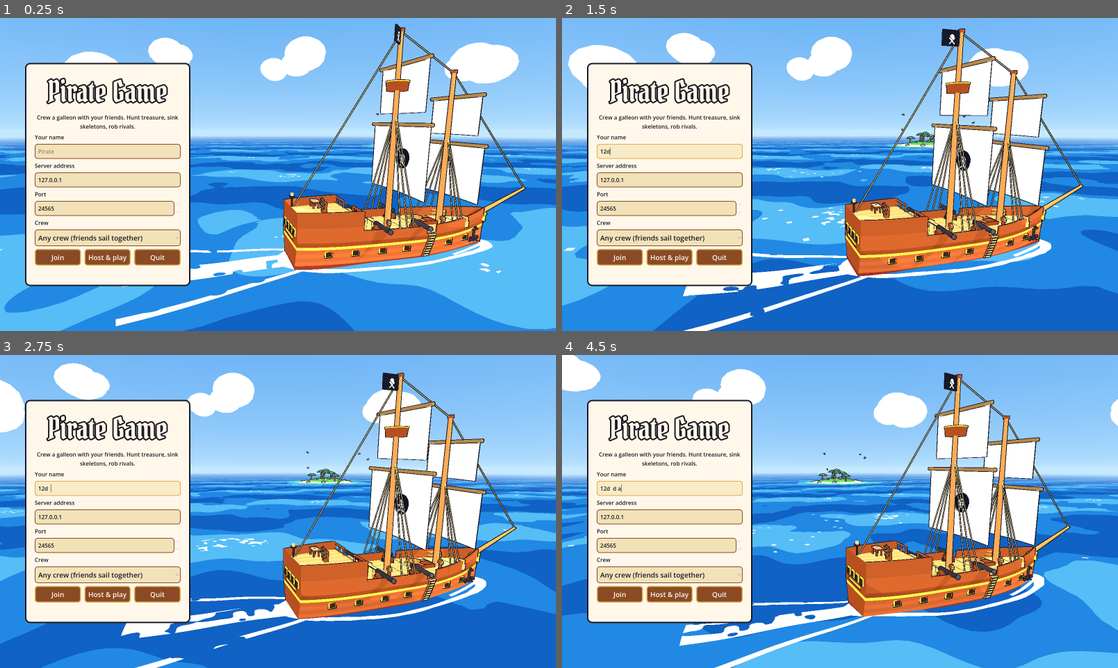
Above: before the commit, frames 1-4 (two rows, left to right).
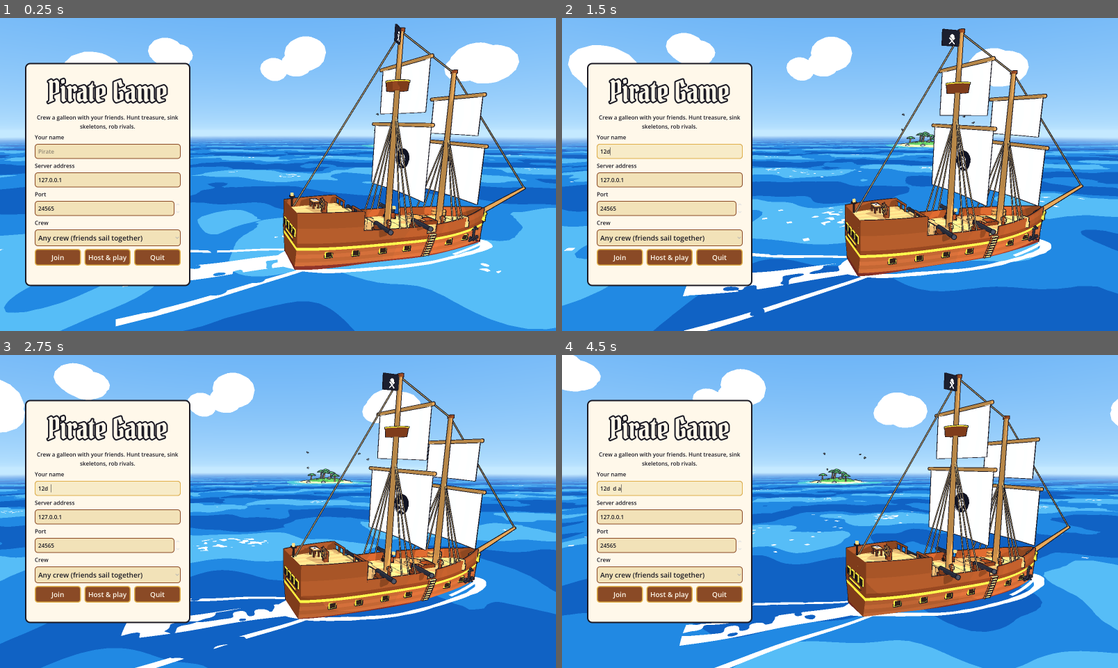
Above: after the commit, the same moments.

Repository: markcNewell/pirate-game
Game: Godot game, scene res://game/main.tscn
Two runs of this game, one before a commit and one after it. Both use one fixed random seed, a clock stepped at 60 frames per second and the inputs below.
Inputs (mouse positions are in pixels of both pictures, inside the frame that each line leads up to):
- Up to frame 1 (0.25 s): no input
- Up to frame 2 (1.5 s): click (667, 152) at 0.52 s; type "12" at 0.6 s; move the mouse to (962, 158) at 1.27 s; hold D (move_right) from 1.28 s (still down); hold Shift (run) from 1.28 s (still down); click (962, 158) at 1.35 s
- Up to frame 3 (2.75 s): tap Space (jump) at 1.52, 1.82 s; release D (move_right) at 2 s; release Shift (run) at 2 s; drag from (166, 527) to (250, 574) at 2.02 s
- Up to frame 4 (4.5 s): move the mouse to (895, 442) at 2.77 s; hold D (move_right) 2.78-3.5 s; tap Space (jump) at 2.85 s; click (895, 442) at 3.05 s; drag from (812, 574) to (673, 464) at 3.52 s; move the mouse to (1006, 558) at 4.27 s; hold A (move_left) from 4.28 s (still down); click (1006, 558) at 4.35 s

The runs differ from the first frame. In frame 1, 5.1% of the frame differs, in the area x 51-95%, y 3-81%; in frame 2, 4.6%; in frame 3, 4.4%; in frame 4, 4.6%.

Commit message:
Day and night: a 24-minute day with sunsets, moon, stars and lanterns
Daylight turns the shared server clock into the sky, sun or moon, fog, ambient light, sea
tint and lamp level. Lanterns on ships, the outpost pier and skeleton camp fires light up
at dusk; the toon shader draws lamplight as stepped pools. The title screen is pinned to
late afternoon, and --time pins the time of day for screenshots.

The sea now cuts the hulls of the nearest 8 ships out of the water (it was the first 4,
so a busy server would have shown water on some decks).

Co-Authored-By: Claude Opus 5.5 <noreply@anthropic.com>

Diff:
--- a/art/shaders/sky.gdshader
+++ b/art/shaders/sky.gdshader
@@ -1,20 +1,66 @@
-// Cartoon sky: a blue gradient down to a pale horizon and a hard-edged sun with a halo ring.
+// Cartoon sky: a gradient down to the horizon, a hard-edged sun with a halo ring, a warm blush
+// on the horizon around the sun at dawn and dusk, and a moon and twinkling stars at night.
+// World drives every uniform from Daylight.
 shader_type sky;
 
 uniform vec3 top_color : source_color = vec3(0.184, 0.561, 0.941);
 uniform vec3 horizon_color : source_color = vec3(0.769, 0.914, 1.0);
 uniform vec3 sun_color : source_color = vec3(1.0, 0.965, 0.847);
+uniform vec3 glow_color : source_color = vec3(1.0, 0.55, 0.3);
+uniform vec3 sun_dir = vec3(0.0, 1.0, 0.0);
+uniform vec3 moon_dir = vec3(0.0, -1.0, 0.0);
+uniform float glow = 0.0;
+uniform float stars = 0.0;
+uniform float time = 0.0;
+
+float hash(vec2 p) {
+	return fract(sin(dot(p, vec2(127.1, 311.7))) * 43758.5453);
+}
 
 void sky() {
-	float h = clamp(EYEDIR.y, 0.0, 1.0);
+	vec3 dir = EYEDIR;
+	float h = clamp(dir.y, 0.0, 1.0);
 	vec3 col = mix(horizon_color, top_color, pow(h, 0.5));
-	if (LIGHT0_ENABLED) {
-		float d = dot(EYEDIR, LIGHT0_DIRECTION);
-		if (d > 0.9993) {
-			col = sun_color * 1.4;
-		} else if (d > 0.9972 && d < 0.9980) {
-			col = mix(col, sun_color, 0.45);
+
+	// Dawn and dusk: the horizon blushes in the sun's direction, in flat steps.
+	vec2 flat_dir = normalize(dir.xz + 1e-5);
+	vec2 flat_sun = normalize(sun_dir.xz + 1e-5);
+	float toward = max(dot(flat_dir, flat_sun), 0.0);
+	float blush = glow * pow(toward, 3.0) * pow(1.0 - h, 6.0);
+	col = mix(col, glow_color, blush > 0.45 ? 0.75 : (blush > 0.15 ? 0.4 : blush * 1.5));
+
+	if (stars > 0.0 && dir.y > 0.0) {
+		vec2 uv = vec2(atan(dir.x, dir.z) * 40.0, asin(dir.y) * 40.0);
+		vec2 cell = floor(uv);
+		float pick = hash(cell);
+		vec2 spot = vec2(hash(cell + 7.1), hash(cell + 3.3)) * 0.6 + 0.2;
+		float d = length(fract(uv) - spot);
+		float twinkle = 0.6 + 0.4 * sin(time * 2.0 + pick * 60.0);
+		if (pick > 0.93 && d < 0.09 + 0.06 * (pick - 0.93) / 0.07) {
+			col = mix(col, vec3(1.0, 0.97, 0.88), stars * twinkle * smoothstep(0.02, 0.25, dir.y));
 		}
+	}
+
+	float ds = dot(dir, sun_dir);
+	if (ds > 0.9993) {
+		col = sun_color * 1.4;
+	} else if (ds > 0.9972 && ds < 0.9980) {
+		col = mix(col, sun_color, 0.45);
+	}
+
+	// A pale moon with two darker patches.
+	float dm = dot(dir, moon_dir);
+	if (moon_dir.y > -0.02 && dm > 0.9994) {
+		vec3 side = normalize(cross(moon_dir, vec3(0.0, 1.0, 0.0)));
+		vec3 up = cross(side, moon_dir);
+		vec2 p = vec2(dot(dir, side), dot(dir, up)) / 0.035;
+		vec3 moon = vec3(0.93, 0.95, 1.0);
+		if (length(p - vec2(0.25, 0.2)) < 0.28 || length(p - vec2(-0.3, -0.25)) < 0.18) {
+			moon = vec3(0.78, 0.82, 0.92);
+		}
+		col = moon;
+	} else if (moon_dir.y > -0.02 && dm > 0.9975 && dm < 0.9982) {
+		col = mix(col, vec3(0.8, 0.85, 1.0), 0.3 * stars);
 	}
 	COLOR = col;
 }
--- a/art/shaders/toon.gdshader
+++ b/art/shaders/toon.gdshader
@@ -21,10 +21,17 @@
 
 void light() {
 	float ndl = dot(NORMAL, LIGHT);
-	// Lit, half-lit and shade. Shade keeps some sun so dark sides stay readable colours.
-	float band = ndl > 0.45 ? 1.0 : (ndl > 0.0 ? 0.72 : 0.45);
-	if (ATTENUATION < 0.5) {
-		band = min(band, 0.45);
+	if (!LIGHT_IS_DIRECTIONAL) {
+		// Lanterns: flat pools of light that step down with distance, lighting only the
+		// faces that look toward them.
+		float pool = ATTENUATION > 0.45 ? 1.0 : (ATTENUATION > 0.12 ? 0.55 : (ATTENUATION > 0.03 ? 0.22 : 0.0));
+		DIFFUSE_LIGHT += (ndl > 0.0 ? 1.0 : 0.25) * pool * LIGHT_COLOR / PI;
+	} else {
+		// Lit, half-lit and shade. Shade keeps some sun so dark sides stay readable colours.
+		float band = ndl > 0.45 ? 1.0 : (ndl > 0.0 ? 0.72 : 0.45);
+		if (ATTENUATION < 0.5) {
+			band = min(band, 0.45);
+		}
+		DIFFUSE_LIGHT += band * LIGHT_COLOR / PI;
 	}
-	DIFFUSE_LIGHT += band * LIGHT_COLOR / PI;
 }
--- a/art/shaders/toon_sky_object.gdshader
+++ b/art/shaders/toon_sky_object.gdshader
@@ -1,6 +1,8 @@
 // The toon look for things on the horizon (clouds): same steps, but fog never washes them out.
 shader_type spatial;
 render_mode cull_back, fog_disabled;
+
+uniform vec4 tint : source_color = vec4(1.0);
 
 varying vec3 base_color;
 
@@ -9,7 +11,7 @@
 }
 
 void fragment() {
-	ALBEDO = base_color;
+	ALBEDO = base_color * tint.rgb;
 }
 
 void light() {
--- /dev/null
+++ b/game/fx/lantern.gd
@@ -0,0 +1,58 @@
+class_name Lantern
+extends Node3D
+## A light that comes on at dusk: a ship's lantern, a pier lamp or a camp fire. World turns
+## every lantern up or down together through the "lamps" group as the day goes by.
+
+const GROUP := "lamps"
+
+var _light: OmniLight3D
+var _energy: float
+var _flame: MeshInstance3D
+var _flicker := 0.0
+
+
+## `fire` adds a flickering toon flame that only shows while the lantern is lit.
+func _init(color: Color, energy: float, reach: float, fire := false) -> void:
+	_energy = energy
+	_light = OmniLight3D.new()
+	_light.light_color = color
+	_light.light_energy = 0.0
+	_light.omni_range = reach
+	_light.omni_attenuation = 1.2
+	_light.visible = false
+	add_child(_light)
+	if fire:
+		var b := MeshBuilder.new()
+		b.cylinder(Vector3(0, 0.0, 0), Vector3(0, 0.75, 0), 0.32, 0.0, 6, Color("ff9a2e"))
+		b.cylinder(Vector3(0.05, 0.0, 0.04), Vector3(0.03, 0.5, 0.02), 0.2, 0.0, 5, Color("ffe06a"))
+		_flame = MeshInstance3D.new()
+		_flame.mesh = b.build()
+		var glow := StandardMaterial3D.new()
+		glow.shading_mode = BaseMaterial3D.SHADING_MODE_UNSHADED
+		glow.vertex_color_use_as_albedo = true
+		glow.vertex_color_is_srgb = true
+		_flame.material_override = glow
+		_flame.cast_shadow = GeometryInstance3D.SHADOW_CASTING_SETTING_OFF
+		_flame.visible = false
+		add_child(_flame)
+		_light.position.y = 0.9
+	add_to_group(GROUP)
+
+
+## 0 by day, 1 at night.
+func set_level(level: float) -> void:
+	_light.visible = level > 0.02
+	_light.light_energy = _energy * level
+	if _flame:
+		_flame.visible = level > 0.3
+	set_process(_flame != null and _flame.visible)
+
+
+func _process(delta: float) -> void:
+	if _flame == null or not _flame.visible:
+		return
+	_flicker += delta
+	var f := 1.0 + 0.12 * sin(_flicker * 11.0) * sin(_flicker * 7.3 + 1.0)
+	_flame.scale = Vector3(1.0, f, 1.0)
+	_flame.rotation.y = _flicker * 0.7
+	_light.light_energy = _energy * f
--- a/game/main.gd
+++ b/game/main.gd
@@ -12,6 +12,7 @@
 ##   --screenshot PATH        save a screenshot and quit (with --shot-delay, --shot-view)
 ##   --demo                   host only: start under full sail with the anchor up
 ##   --crew N                 ask for crew N (1-4); 0 or absent for any
+##   --time T                 pin the time of day for this client (0 midnight, 0.5 noon, 0.75 sunset)
 
 var _menu: Menu
 var _backdrop: MenuBackdrop
@@ -23,6 +24,8 @@
 	Settings.load_saved()
 	_args = _parse(OS.get_cmdline_user_args())
 	Net.options = _args
+	if _args.has("time"):
+		Daylight.override = float(_args.time)
 	# Start next frame: the scene root refuses new children while it is still being built.
 	_start.call_deferred()
 
--- a/game/ocean/ocean.gd
+++ b/game/ocean/ocean.gd
@@ -4,8 +4,10 @@
 ## the camera so the sea never ends. The shader moves and colours it (ocean.gdshader).
 
 const RADIUS := 1500.0
-const MAX_SHIPS := 4
+const MAX_SHIPS := 8
 const SECTORS := 160
+## The open sea's colour far out by day (the shader's far_color).
+const MID_COLOR := Color(0.137, 0.537, 0.890)
 
 var _material: ShaderMaterial
 
@@ -27,16 +29,27 @@
 	material_override = _material
 
 
+## The time of day's tint, how much the sun glints, and the colour far out to the horizon.
+func set_daylight(tint: Color, glints: float, far: Color) -> void:
+	_material.set_shader_parameter("daylight", tint)
+	_material.set_shader_parameter("sun_glints", glints)
+	_material.set_shader_parameter("far_color", far)
+
+
 ## Call every frame with the camera position, the shared sea clock and the ships (id -> ShipState).
+## Only the nearest MAX_SHIPS get their hulls cut out of the sea and their wakes drawn.
 func follow(camera_pos: Vector3, sea_time: float, ships: Dictionary) -> void:
 	global_position = Vector3(camera_pos.x, 0.0, camera_pos.z)
 	_material.set_shader_parameter("sea_time", sea_time)
 	var a := PackedVector4Array()
 	var b := PackedVector4Array()
-	for id in ships:
-		var s: ShipState = ships[id]
-		if a.size() >= MAX_SHIPS:
-			break
+	var near: Array = ships.values()
+	if near.size() > MAX_SHIPS:
+		var at := Vector2(camera_pos.x, camera_pos.z)
+		near.sort_custom(func(p: ShipState, q: ShipState) -> bool:
+			return at.distance_squared_to(Vector2(p.x, p.z)) < at.distance_squared_to(Vector2(q.x, q.z)))
+		near.resize(MAX_SHIPS)
+	for s: ShipState in near:
 		a.append(Vector4(s.x, s.z, s.yaw, 0.0))
 		b.append(Vector4(s.sink, s.water, s.speed, 0.0))
 	var count := a.size()
--- a/game/ocean/ocean.gdshader
+++ b/game/ocean/ocean.gdshader
@@ -7,7 +7,7 @@
 
 const int WAVES = 4;
 const int MAX_ISLANDS = 8;
-const int MAX_SHIPS = 4;
+const int MAX_SHIPS = 8;
 
 uniform vec4 wave_a[WAVES];  // direction x, direction z, wavenumber k, amplitude
 uniform vec4 wave_b[WAVES];  // angular speed, phase, unused, unused
@@ -20,6 +20,8 @@
 uniform vec3 far_color : source_color = vec3(0.137, 0.537, 0.890);
 uniform vec3 shallow_color : source_color = vec3(0.30, 0.82, 0.86);
 uniform vec3 beach_color : source_color = vec3(0.62, 0.93, 0.90);
+uniform vec3 daylight : source_color = vec3(1.0);  // the time of day's tint over everything
+uniform float sun_glints = 1.0;
 
 uniform vec4 islands[MAX_ISLANDS];  // x, z, waterline radius, unused
 uniform int island_count = 0;
@@ -147,11 +149,11 @@
 		vec2 cell = floor(world_pos.xz * 1.2);
 		float glint = hash(cell);
 		float twinkle = sin(sea_time * 4.0 + glint * 40.0);
-		if (glint > 0.992 && twinkle > 0.7 && wave_height > 0.05) {
+		if (glint > 1.0 - 0.008 * sun_glints && twinkle > 0.7 && wave_height > 0.05) {
 			foam = 1.0;
 		}
 	}
-	col = mix(col, foam_color, foam);
+	col = mix(col, foam_color, foam) * daylight;
 	// Calm the bands far out so the horizon is a clean line, not a stripe of noise.
 	float dist = length(world_pos - CAMERA_POSITION_WORLD);
 	col = mix(col, far_color, smoothstep(250.0, 600.0, dist) * 0.85);
--- a/game/ship/ship_view.gd
+++ b/game/ship/ship_view.gd
@@ -55,7 +55,15 @@
 		_place_barrel(gun, 0.0, 0.0)
 
 	var glow := Toon.glow_material(ShipMesh._c("lantern"))
-	_lamp(Vector3(0, ShipShape.QUARTER_Y + ShipShape.RAIL_HEIGHT + 1.32, ShipShape.STERN_Z + 0.2), glow)
+	var stern_lamp := Vector3(0, ShipShape.QUARTER_Y + ShipShape.RAIL_HEIGHT + 1.32, ShipShape.STERN_Z + 0.2)
+	_lamp(stern_lamp, glow)
+	# At night the stern lantern lights the quarterdeck and a lamp on the main mast the deck.
+	var mast_lamp := Vector3(0.45, ShipShape.DECK_Y + 2.4, ShipShape.MAST_Z[1] - 0.45)
+	_lamp(mast_lamp, glow)
+	for at: Vector3 in [stern_lamp, mast_lamp]:
+		var lantern := Lantern.new(ShipMesh._c("lantern").lerp(Color.WHITE, 0.2), 1.0, 9.0)
+		lantern.position = at
+		add_child(lantern)
 	for z: float in [-7.0, -1.0, 3.5]:
 		_lamp(Vector3(0, ShipShape.DECK_Y - 0.55, z), glow)
 	if kind == ShipState.Kind.CREW:
--- a/game/ui/menu_backdrop.gd
+++ b/game/ui/menu_backdrop.gd
@@ -47,7 +47,8 @@
 	# Aim left of the ship so it sails in the clear right-hand side of the screen.
 	var right := (at - eye).cross(Vector3.UP).normalized()
 	_camera.look_at_from_position(eye, at - right * 15.0 + Vector3(0, 3.0, 0))
-	_world.follow(_camera.global_position, _time, {1: ship, 10: skel})
+	# Late afternoon, the sun low and golden behind the ships.
+	_world.follow(_camera.global_position, _time, {1: ship, 10: skel}, 0.7)
 
 
 ## A ship under sail at angle `a` round the circle (counter-clockwise), heading along it.
--- /dev/null
+++ b/game/world/daylight.gd
@@ -0,0 +1,88 @@
+class_name Daylight
+extends RefCounted
+## The time of day and everything it colours: where the sun or moon is, the sky, fog, ambient
+## light, the sea's tint and the stars. A day lasts 24 minutes of the shared server clock, so
+## everyone on a server sees the same sunset. The sun rises in the east (+x) and arcs through
+## the south (+z); nights are short and blue rather than black.
+
+const DAY_LENGTH := 1440.0
+## Where in the day a fresh server starts: mid-morning.
+const START := 0.32
+
+## Key looks by the sun's height above the horizon (the y of its direction), blended between.
+## night, twilight, sunset, golden hour, full day.
+const KEYS: Array[Dictionary] = [
+	{
+		"at": -0.42, "top": Color("0d1736"), "horizon": Color("24386b"), "ambient": Color("5a72b8"),
+		"ambient_energy": 0.42, "light": Color("a9bcff"), "energy": 0.32, "fog": Color("1e2f5c"),
+		"sea": Color(0.32, 0.38, 0.58), "cloud": Color(0.5, 0.52, 0.62), "glow": 0.0, "stars": 1.0, "lamps": 1.0,
+	},
+	{
+		"at": -0.14, "top": Color("2b3d82"), "horizon": Color("d27a8c"), "ambient": Color("8c7cb4"),
+		"ambient_energy": 0.38, "light": Color("c9a0c8"), "energy": 0.04, "fog": Color("8a6890"),
+		"sea": Color(0.55, 0.52, 0.72), "cloud": Color(0.8, 0.6, 0.72), "glow": 0.7, "stars": 0.35, "lamps": 1.0,
+	},
+	{
+		"at": 0.08, "top": Color("4a7fd0"), "horizon": Color("ffae6a"), "ambient": Color("d8a890"),
+		"ambient_energy": 0.38, "light": Color("ffae70"), "energy": 0.62, "fog": Color("f2b48a"),
+		"sea": Color(0.95, 0.80, 0.76), "cloud": Color(1.0, 0.76, 0.6), "glow": 1.0, "stars": 0.0, "lamps": 0.6,
+	},
+	{
+		"at": 0.26, "top": Color("3a8ae6"), "horizon": Color("ffd9a8"), "ambient": Color("b8c4e0"),
+		"ambient_energy": 0.38, "light": Color("ffe2b8"), "energy": 0.86, "fog": Color("e6dcc8"),
+		"sea": Color(1.0, 0.95, 0.9), "cloud": Color(1.0, 0.94, 0.86), "glow": 0.3, "stars": 0.0, "lamps": 0.0,
+	},
+	{
+		"at": 0.46, "top": Color("2f8ff0"), "horizon": Color("c4e9ff"), "ambient": Color("9cc8f0"),
+		"ambient_energy": 0.38, "light": Color("fff6e5"), "energy": 0.9, "fog": Color("c4e9ff"),
+		"sea": Color(1.0, 1.0, 1.0), "cloud": Color(1.0, 1.0, 1.0), "glow": 0.0, "stars": 0.0, "lamps": 0.0,
+	},
+]
+
+## For screenshots and the title screen: a fixed time of day, or below 0 to follow the clock.
+static var override := -1.0
+
+
+static func time_of_day(server_time: float) -> float:
+	if override >= 0.0:
+		return fposmod(override, 1.0)
+	return fposmod(START + server_time / DAY_LENGTH, 1.0)
+
+
+## Unit vector toward the sun. 0.25 is sunrise in the east, 0.5 noon, 0.75 sunset in the west.
+## The arc is lifted so the sun spends more of the day up than down.
+static func sun_direction(t: float) -> Vector3:
+	var a := (t - 0.25) * TAU
+	return Vector3(cos(a), 0.95 * sin(a) + 0.3, 0.45).normalized()
+
+
+## The moon rides opposite the sun, also in the southern sky.
+static func moon_direction(t: float) -> Vector3:
+	var s := sun_direction(t)
+	return Vector3(-s.x, -s.y, s.z).normalized()
+
+
+## Everything the world needs to colour itself at time `t`. The light comes from the sun until
+## it dips below the horizon, then from the moon; its energy is near zero at the swap.
+static func look(t: float) -> Dictionary:
+	var sun := sun_direction(t)
+	var out := _blend(sun.y)
+	out["sun"] = sun
+	out["moon"] = moon_direction(t)
+	out["light_dir"] = sun if sun.y > KEYS[1].at else out.moon
+	return out
+
+
+static func _blend(height: float) -> Dictionary:
+	if height <= KEYS[0].at:
+		return KEYS[0].duplicate()
+	for i in range(1, KEYS.size()):
+		var b: Dictionary = KEYS[i]
+		if height <= b.at:
+			var a: Dictionary = KEYS[i - 1]
+			var w := smoothstep(a.at, b.at, height)
+			var out := {}
+			for key: String in a:
+				out[key] = lerp(a[key], b[key], w)
+			return out
+	return KEYS[KEYS.size() - 1].duplicate()
--- a/game/world/island_mesh.gd
+++ b/game/world/island_mesh.gd
@@ -40,11 +40,12 @@
 	_palms(decor, solid, spec, rng)
 	_rocks(decor, solid, spec, rng)
 	_bushes(decor, spec, rng)
+	var fire: Variant = null
 	if not spec.get("outpost", false):
-		_camp(decor, solid, spec, rng)
+		fire = _camp(decor, solid, spec, rng)
 	var faces := ground_b.faces()
 	faces.append_array(solid.faces())
-	return {"ground": ground_b.build(), "decor": decor.build(), "faces": faces}
+	return {"ground": ground_b.build(), "decor": decor.build(), "faces": faces, "fire": fire}
 
 
 static func _ground(b: MeshBuilder, spec: Dictionary) -> void:
@@ -213,8 +214,9 @@
 			b.ellipsoid(Vector3(x, y + 0.35 * size, z) + off, 0.55 * size, Vector3(1, 0.8, 1), 5, 8, green)
 
 
-## A skeleton camp: a tattered tent, a ring of stones round a dead fire, and a few bones.
-static func _camp(b: MeshBuilder, solid: MeshBuilder, spec: Dictionary, rng: RandomNumberGenerator) -> void:
+## A skeleton camp: a tattered tent, a ring of stones round a fire (lit at night), and a few
+## bones. Returns where the fire is, relative to the island's centre.
+static func _camp(b: MeshBuilder, solid: MeshBuilder, spec: Dictionary, rng: RandomNumberGenerator) -> Vector3:
 	var radius: float = spec.radius
 	var a := rng.randf() * TAU
 	var r := 0.35 * radius
@@ -243,3 +245,4 @@
 		var p := at + Vector3(rng.randf_range(-2.5, 2.5), 0, rng.randf_range(-2.5, 2.5))
 		p.y = ground(spec, p.x, p.z) + 0.05
 		b.box(p, Vector3(0.25, 0.035, 0.035), Color("efe8d2"), Basis(Vector3.UP, rng.randf() * TAU))
+	return at
--- a/game/world/outpost.gd
+++ b/game/world/outpost.gd
@@ -48,6 +48,16 @@
 
 
 ## A good anchorage off the merchant's beach (used by tests to start nearby).
+## Where the pier lamps and the hut's lantern hang, in world space.
+static func lamps() -> Array[Vector3]:
+	var r1: float = spec().radius + PIER_END
+	var out: Array[Vector3] = []
+	for side: float in [-1.0, 1.0]:
+		out.append(_centre() + Vector3(r1 - 0.4, PIER_Y + 2.6, side * (PIER_HALF_WIDTH - 0.15)))
+	out.append(merchant_pos() + Vector3(0, 2.4, 0))
+	return out
+
+
 static func anchorage() -> Vector3:
 	return _at(spec().radius + 40.0, HUT_ANGLE, 0.0)
 
--- a/game/world/world.gd
+++ b/game/world/world.gd
@@ -8,6 +8,12 @@
 
 var ocean: Ocean
 var _clouds: Node3D
+var _env: Environment
+var _sky: ShaderMaterial
+var _light: DirectionalLight3D
+var _cloud_material: ShaderMaterial
+var _daylight_wait := 0.0
+var _lamps := -1.0
 
 
 func _ready() -> void:
@@ -23,20 +29,55 @@
 	add_child(Gulls.new())
 
 
-func follow(camera_pos: Vector3, sea_time: float, ships: Dictionary) -> void:
+## `time_of_day` pins the light (0-1, see Daylight); below 0 it follows the server clock.
+func follow(camera_pos: Vector3, sea_time: float, ships: Dictionary, time_of_day := -1.0) -> void:
 	ocean.follow(camera_pos, sea_time, ships)
+	_sky.set_shader_parameter("time", sea_time)
+	# The light changes slowly, so a few updates a second is plenty.
+	_daylight_wait -= get_process_delta_time()
+	if _daylight_wait <= 0.0:
+		_daylight_wait = 0.25
+		_apply_daylight(time_of_day if time_of_day >= 0.0 else Daylight.time_of_day(sea_time))
 	# Clouds ride along with the camera so they always sit on the horizon, drifting slowly.
 	_clouds.global_position = Vector3(camera_pos.x, 0.0, camera_pos.z)
 	_clouds.rotation.y = sea_time * 0.002
 
 
+func _apply_daylight(t: float) -> void:
+	var look := Daylight.look(t)
+	_sky.set_shader_parameter("top_color", look.top)
+	_sky.set_shader_parameter("horizon_color", look.horizon)
+	_sky.set_shader_parameter("glow_color", look.light.lerp(Color("ff5e3a"), 0.35))
+	_sky.set_shader_parameter("sun_dir", look.sun)
+	_sky.set_shader_parameter("moon_dir", look.moon)
+	_sky.set_shader_parameter("glow", look.glow)
+	_sky.set_shader_parameter("stars", look.stars)
+	_env.ambient_light_color = look.ambient
+	_env.ambient_light_energy = look.ambient_energy
+	_env.fog_light_color = look.fog
+	var dir: Vector3 = look.light_dir
+	_light.look_at_from_position(Vector3.ZERO, -dir, Vector3.UP if absf(dir.y) < 0.99 else Vector3.FORWARD)
+	_light.light_color = look.light
+	_light.light_energy = look.energy
+	var sea: Color = look.sea
+	# Far out, the sea takes on some of the horizon's colour: orange at sunset, blue at night.
+	var far := Ocean.MID_COLOR * sea
+	ocean.set_daylight(sea, clampf(look.energy * 1.2 - 0.1, 0.0, 1.0), far.lerp(look.horizon, 0.3 * look.glow))
+	_cloud_material.set_shader_parameter("tint", look.cloud)
+	var lamps := snappedf(look.lamps, 0.05)
+	if lamps != _lamps:
+		_lamps = lamps
+		get_tree().call_group(Lantern.GROUP, "set_level", lamps)
+
+
 func _environment() -> void:
-	var sky_material := ShaderMaterial.new()
-	sky_material.shader = load("res://art/shaders/sky.gdshader")
-	sky_material.set_shader_parameter("top_color", SKY_TOP)
-	sky_material.set_shader_parameter("horizon_color", HORIZON)
+	_sky = ShaderMaterial.new()
+	_sky.shader = load("res://art/shaders/sky.gdshader")
+	_sky.set_shader_parameter("top_color", SKY_TOP)
+	_sky.set_shader_parameter("horizon_color", HORIZON)
 	var sky := Sky.new()
-	sky.sky_material = sky_material
+	sky.sky_material = _sky
+	sky.radiance_size = Sky.RADIANCE_SIZE_32
 
 	var env := Environment.new()
 	env.background_mode = Environment.BG_SKY
@@ -55,6 +96,7 @@
 	env.fog_depth_curve = 1.4
 	env.fog_sky_affect = 0.0
 
+	_env = env
 	var holder := WorldEnvironment.new()
 	holder.environment = env
 	add_child(holder)
@@ -72,6 +114,7 @@
 	sun.shadow_bias = 0.12
 	sun.shadow_normal_bias = 2.5
 	add_child(sun)
+	_light = sun
 
 
 func _island(spec: Dictionary) -> void:
@@ -90,6 +133,14 @@
 		merchant.rotation.y = -PI / 2.0 - Outpost.HUT_ANGLE
 		root.add_child(merchant)
 		faces.append_array(port.faces)
+		for lamp in Outpost.lamps():
+			var light := Lantern.new(Color("ffd08a"), 1.6, 9.0)
+			light.position = lamp - root.position
+			root.add_child(light)
+	if built.fire != null:
+		var fire := Lantern.new(Color("ff9a4a"), 2.2, 14.0, true)
+		fire.position = built.fire
+		root.add_child(fire)
 	var body := StaticBody3D.new()
 	body.collision_layer = 1
 	body.collision_mask = 0
@@ -103,6 +154,8 @@
 
 
 func _make_clouds() -> void:
+	# Its own copy of the material, so the clouds can blush at sunset without tinting anything else.
+	_cloud_material = Toon.sky_object_material().duplicate()
 	var rng := RandomNumberGenerator.new()
 	rng.seed = 7
 	for i in 14:
@@ -113,7 +166,7 @@
 			if p == 0:
 				offset = Vector3.ZERO
 			b.ellipsoid(offset, rng.randf_range(1.0, 1.7), Vector3(1.0, 0.75, 1.0), 8, 12, Toon.color("cloud"))
-		var cloud := Toon.instance(b.build(), Toon.sky_object_material())
+		var cloud := Toon.instance(b.build(), _cloud_material)
 		cloud.cast_shadow = GeometryInstance3D.SHADOW_CASTING_SETTING_OFF
 		var a := TAU * i / 14.0 + rng.randf_range(-0.2, 0.2)
 		var dist := rng.randf_range(650.0, 900.0)
--- /dev/null
+++ b/tests/test_daylight.gd
@@ -0,0 +1,45 @@
+extends "res://tests/support/case.gd"
+
+
+func test_noon_sun_is_high_and_midnight_sun_is_down() -> void:
+	check(Daylight.sun_direction(0.5).y > 0.8, "noon sun high")
+	check(Daylight.sun_direction(0.0).y < -0.5, "midnight sun below the horizon")
+	check(Daylight.sun_direction(0.3).x > 0.0, "morning sun in the east")
+	check(Daylight.sun_direction(0.7).x < 0.0, "evening sun in the west")
+
+
+func test_moon_is_up_when_the_sun_is_down() -> void:
+	check(Daylight.moon_direction(0.0).y > 0.5, "moon high at midnight")
+	check(Daylight.look(0.0).light_dir.is_equal_approx(Daylight.moon_direction(0.0)), "moonlight at night")
+	check(Daylight.look(0.5).light_dir.is_equal_approx(Daylight.sun_direction(0.5)), "sunlight by day")
+
+
+func test_day_and_night_looks() -> void:
+	var noon := Daylight.look(0.5)
+	var night := Daylight.look(0.0)
+	check(noon.lamps < 0.01 and noon.stars < 0.01, "no lamps or stars at noon")
+	check(night.lamps > 0.99 and night.stars > 0.99, "lamps and stars at midnight")
+	check(night.energy < noon.energy, "night is dimmer")
+
+
+func test_light_never_jumps() -> void:
+	# Light energy must be near zero where the light swaps from the sun to the moon,
+	# and every value must change smoothly through the day.
+	var prev := Daylight.look(0.0)
+	for i in range(1, 2001):
+		var t := i / 2000.0
+		var now := Daylight.look(t)
+		check(absf(now.energy - prev.energy) < 0.02, "energy smooth at %.4f" % t)
+		check(absf(now.lamps - prev.lamps) < 0.03, "lamps smooth at %.4f" % t)
+		if not now.light_dir.is_equal_approx(prev.light_dir) and now.light_dir.dot(prev.light_dir) < 0.9:
+			check(now.energy < 0.06, "sun-to-moon swap happens in the dark at %.4f" % t)
+		prev = now
+
+
+func test_clock_runs_from_mid_morning() -> void:
+	Daylight.override = -1.0
+	check(is_equal_approx(Daylight.time_of_day(0.0), Daylight.START), "starts at START")
+	check(is_equal_approx(Daylight.time_of_day(Daylight.DAY_LENGTH), Daylight.START), "a day later, same time")
+	Daylight.override = 0.75
+	check(is_equal_approx(Daylight.time_of_day(123.0), 0.75), "override pins the time")
+	Daylight.override = -1.0
Not shown, added: game/fx/lantern.gd.uid
Not shown, added: game/world/daylight.gd.uid
Not shown, added: tests/test_daylight.gd.uid
